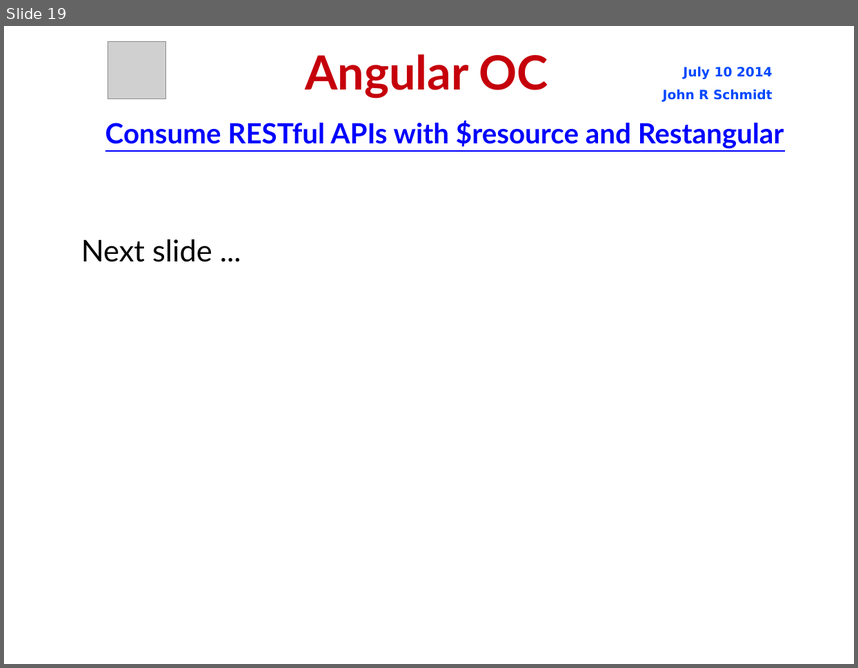
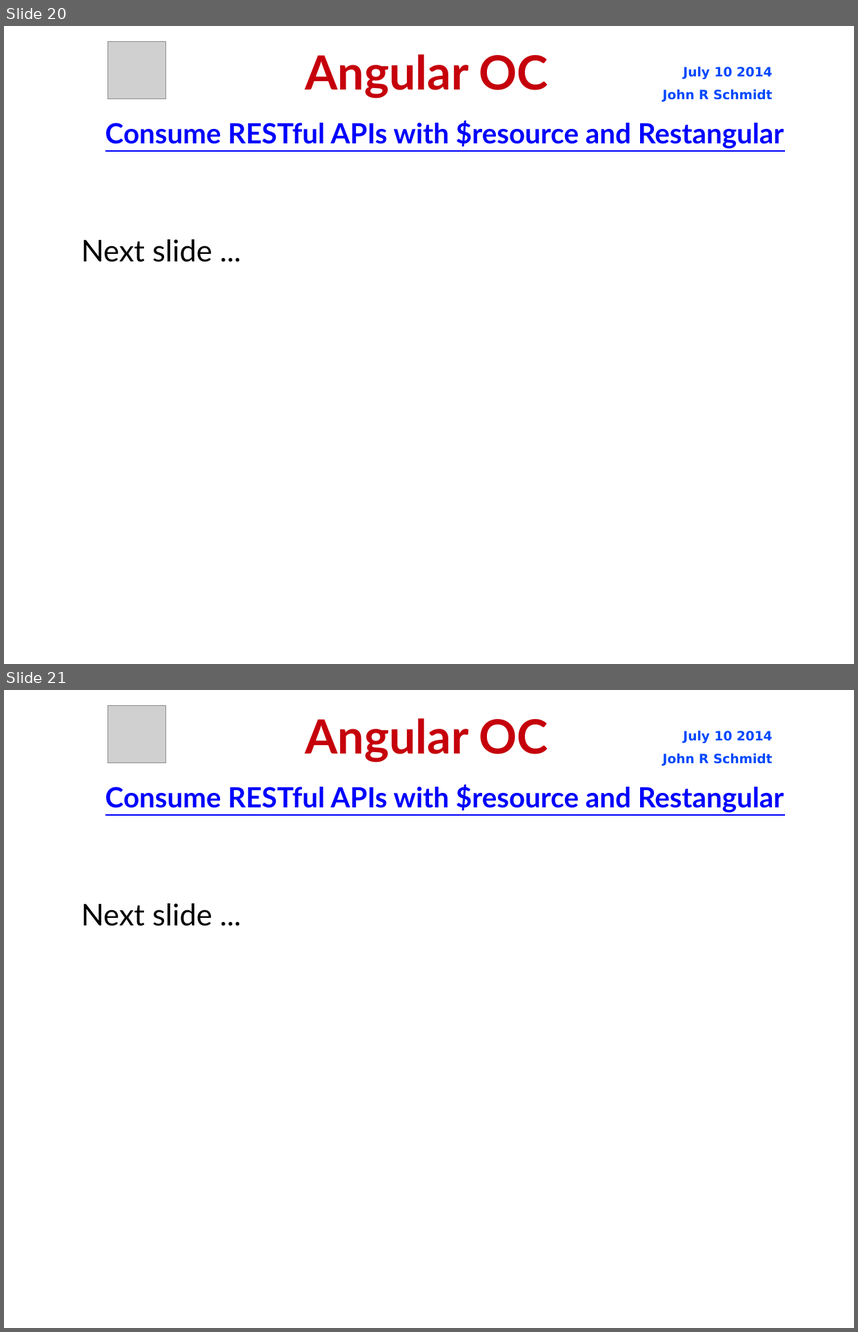
Before and after one commit to jrschmidt/fifa-angular-rest-demo, a slide deck: fifa.odp. Shown one above the other, each under a label of ours: slide 19 before the commit, slides 20 and 21 after it. The pictures are 858x668 and 858x1332 pixels, drawn with LibreOffice and Linux fonts; fonts in the diff are those of the drawing; grey boxes stand for pictures; background and template pictures are left out. Boxes give left, top, right and bottom in pixels: in the first picture for what was removed or moved away, otherwise in the second. Text is boxed around its words. In the diff, an @@ line names an element or a change of style, - is before the commit and + after.

```diff
--- a/fifa.odp
+++ b/fifa.odp
@@ slide 21 added at [4, 690, 854, 1328], background picture (left out) @@
@@ picture added at [108, 705, 166, 762] @@
@@ title added at [305, 718, 548, 762], 44 pt, text #C5000B, bold @@
+Angular OC
@@ text added at [663, 731, 773, 766], 12 pt, text #0047FF, bold @@
+July 10 2014
+John R Schmidt
@@ text added at [105, 784, 784, 812], 26 pt, text #0000FF, bold, underline @@
+Consume RESTful APIs with $resource and Restangular
@@ subtitle added at [81, 903, 212, 926], 28 pt, text #000000 @@
+Next slide ...
@@ what was slide 19 is now slide 20 @@
```
Also in this commit, not shown: 3 other slides added, 2 other files.
